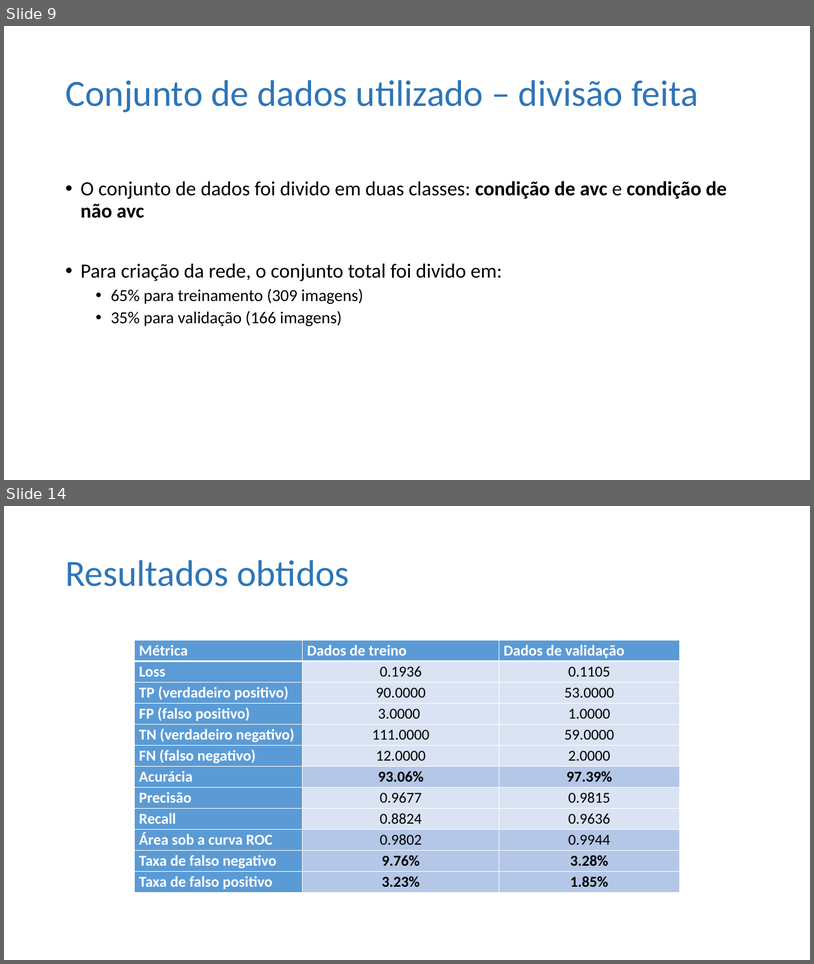
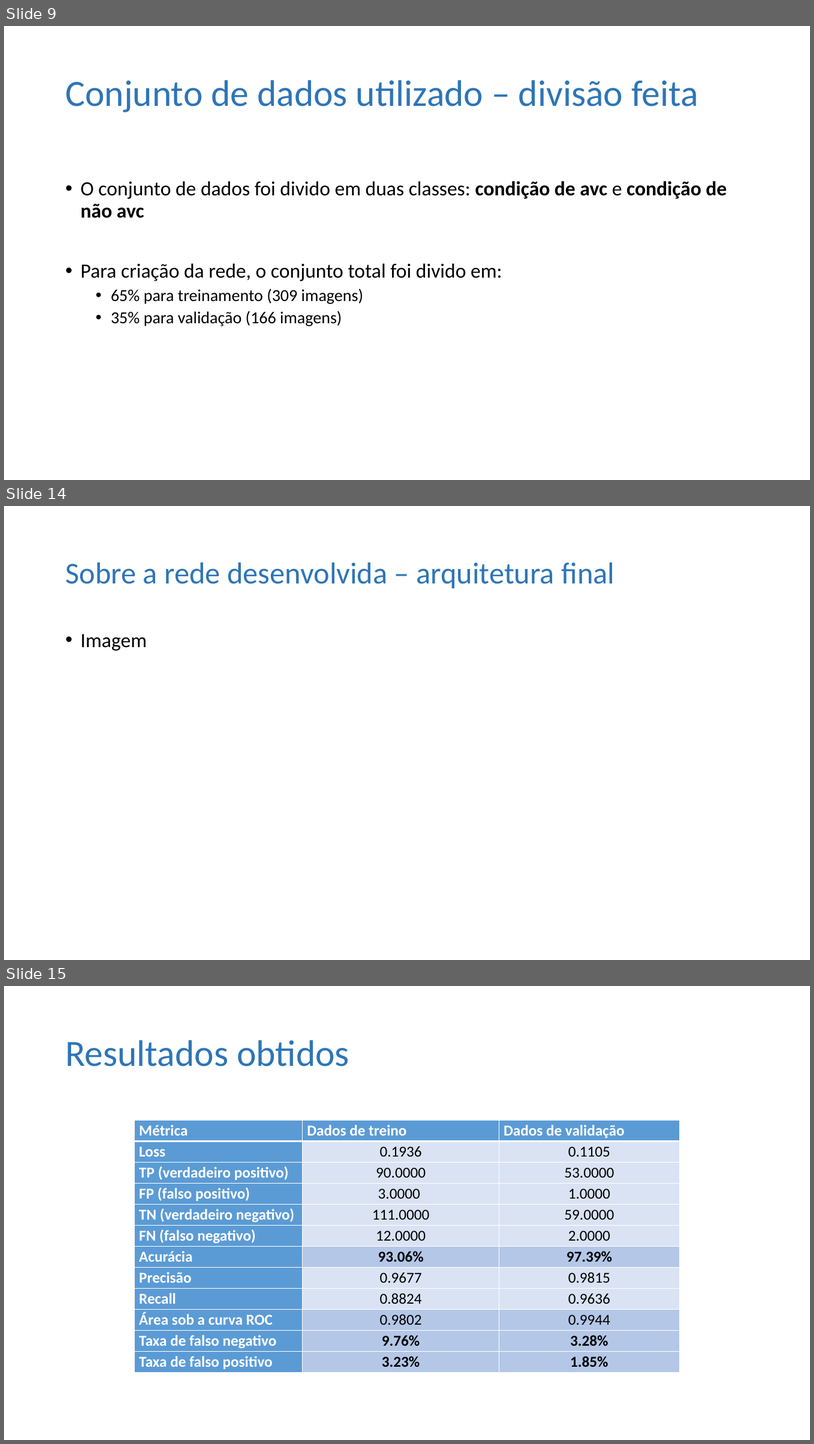
Before and after one commit to ViniPilan/avc-modeling, a slide deck: avc-images/apresentação II.pptx. Shown one above the other, each under a label of ours: slides 9 and 14 before the commit, slides 9, 14 and 15 after it; the slides between them are not shown. The pictures are 814x964 and 814x1444 pixels, drawn with LibreOffice and Linux fonts; fonts in the diff are those of the drawing. Boxes give left, top, right and bottom in pixels: in the first picture for what was removed or moved away, otherwise in the second. Text is boxed around its words. In the diff, an @@ line names an element or a change of style, - is before the commit and + after.

Commit message:
Apresentação II quase finalizada

```diff
--- a/avc-images/apresentação II.pptx
+++ b/avc-images/apresentação II.pptx
@@ slide 14 added at (x1=4, y1=506, x2=810, y2=960), background #FFFFFF @@
@@ title added at (x1=65, y1=562, x2=615, y2=588), 36 pt, text #2E75B6 @@
+Sobre a rede desenvolvida – arquitetura final
@@ text added at (x1=81, y1=634, x2=147, y2=651), 24 pt, text #000000 @@
+• Imagem
@@ what was slide 14 is now slide 15 @@
```
Also in this commit, not shown: 4 slides changed, 1 other slide added, 1 slide removed.
